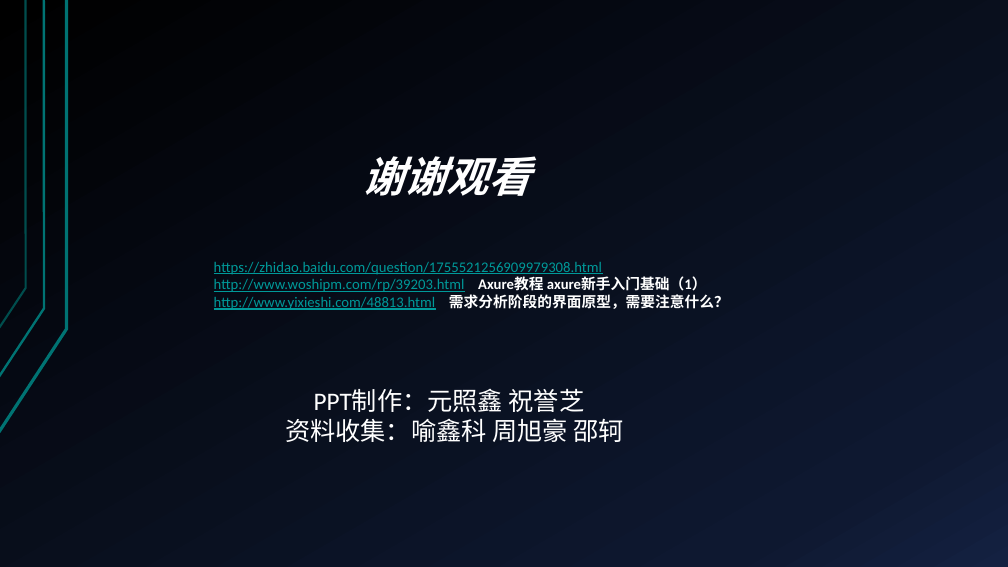
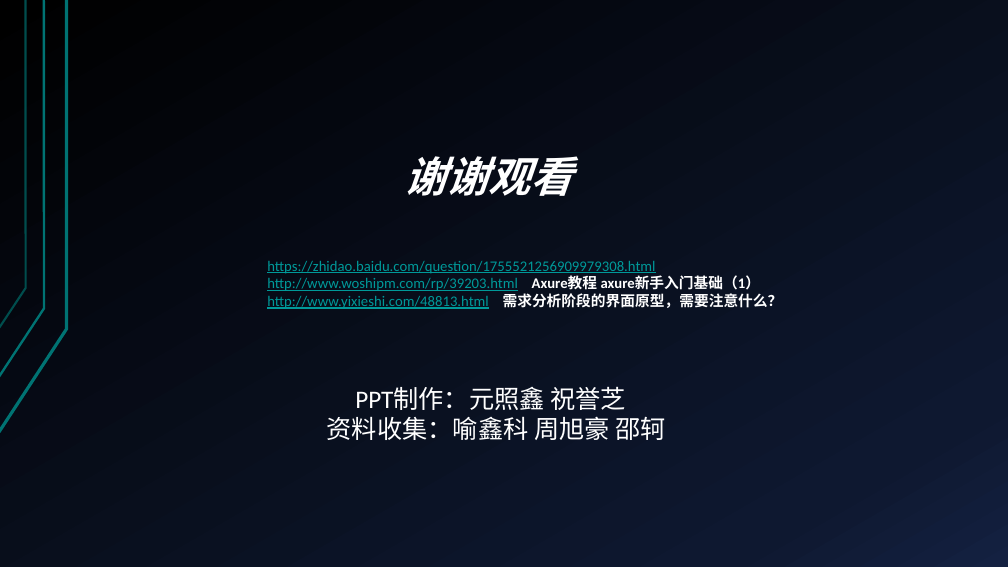
Before and after one commit to KINNNNNNG/G13, a slide deck: slide 11 of PPT/UML翻转课堂PPT/PRD-2016-G13-UML基础Ⅱ-界面原型-1.0.pptx (slide 10 before the commit). Drawn at 1008x567 pixels with LibreOffice and Linux fonts; fonts in the diff are those of the drawing. Boxes give left, top, right and bottom in pixels: in the first picture for what was removed or moved away, otherwise in the second. Text is boxed around its words. In the diff, an @@ line names an element or a change of style, - is before the commit and + after.

```diff
--- a/PPT/UML翻转课堂PPT/PRD-2016-G13-UML基础Ⅱ-界面原型-1.0.pptx
+++ b/PPT/UML翻转课堂PPT/PRD-2016-G13-UML基础Ⅱ-界面原型-1.0.pptx
@@ text "谢谢观看": place and size @@
-text "谢谢观看" at bbox=[363, 156, 531, 196]
+text "谢谢观看" at bbox=[404, 156, 572, 196]
@@ text "https://zhidao.baidu.com/question/1755521256909979308.html": place and size @@
-text "https://zhidao.baidu.com/question/1755521256909979308.html" at bbox=[214, 262, 729, 310]
+text "https://zhidao.baidu.com/question/1755521256909979308.html" at bbox=[267, 261, 783, 309]
@@ text "PPT制作：元照鑫 祝誉芝": place and size @@
-text "PPT制作：元照鑫 祝誉芝" at bbox=[285, 388, 624, 442]
+text "PPT制作：元照鑫 祝誉芝" at bbox=[327, 386, 665, 440]
```
Also in this commit, not shown: 6 other slides changed, 1 slide added.
